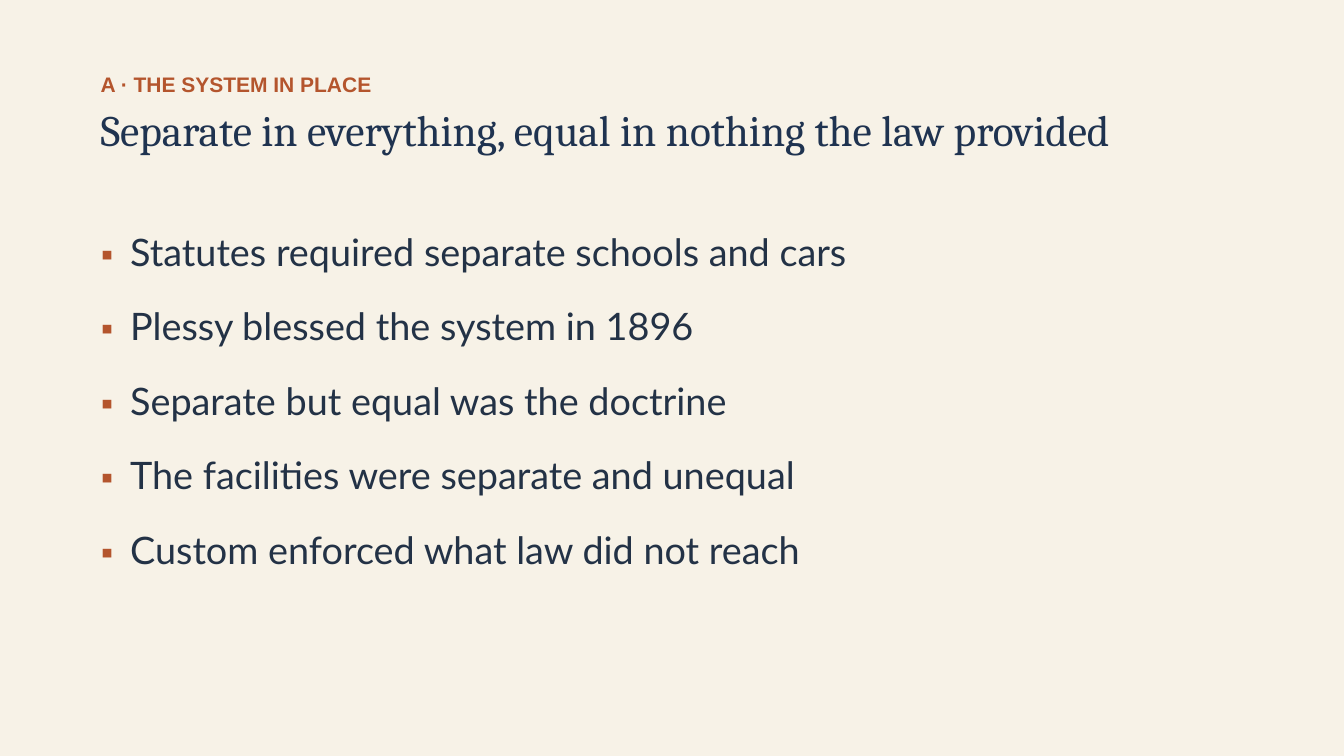
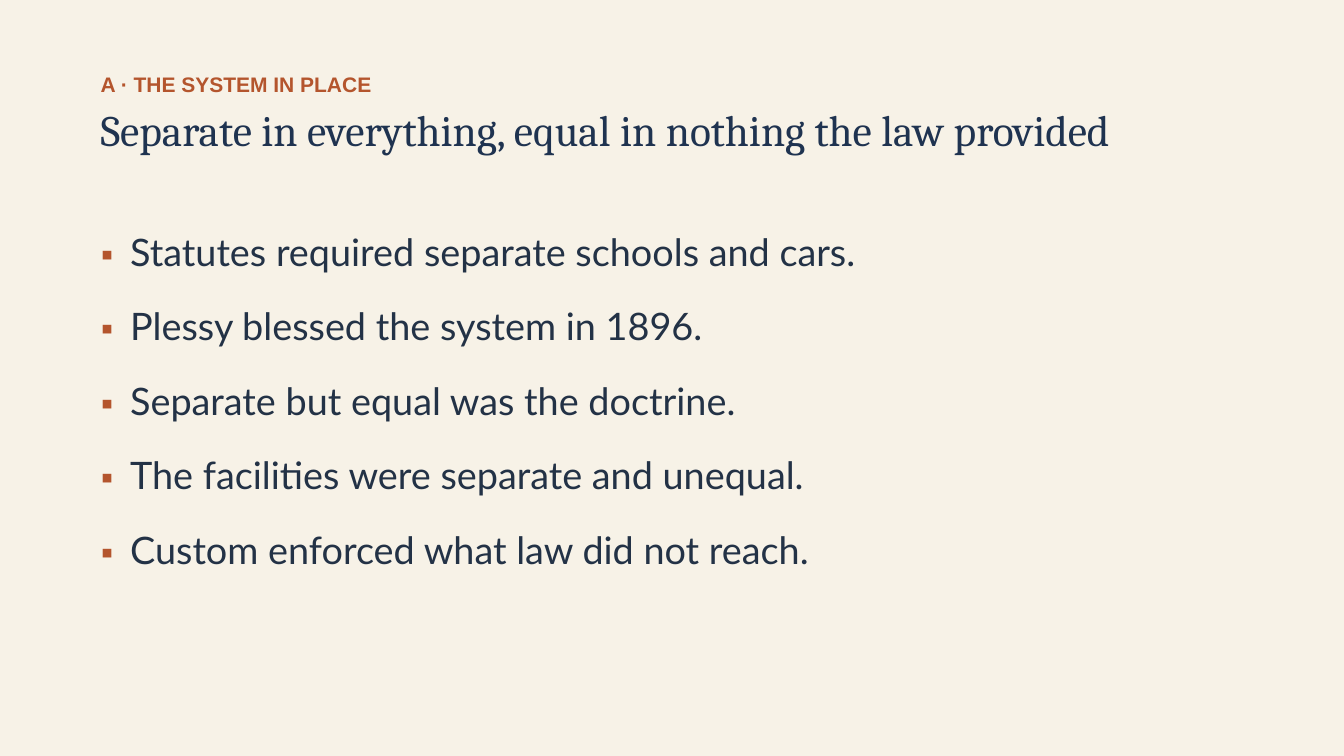
Before and after one commit to ab17gthb/humanities-curriculum-group, a slide deck: slide 5 of civil-rights/lesson-01/lesson-01-slides.pptx. Drawn at 1344x756 pixels with LibreOffice and Linux fonts; fonts in the diff are those of the drawing. Boxes give left, top, right and bottom in pixels: in the first picture for what was removed or moved away, otherwise in the second. Text is boxed around its words. In the diff, an @@ line names an element or a change of style, - is before the commit and + after.

```diff
--- a/civil-rights/lesson-01/lesson-01-slides.pptx
+++ b/civil-rights/lesson-01/lesson-01-slides.pptx
@@ text at (130, 238, 856, 565): text changed @@
-▪ Statutes required separate schools and cars
-▪ Plessy blessed the system in 1896
-▪ Separate but equal was the doctrine
-▪ The facilities were separate and unequal
-▪ Custom enforced what law did not reach
+▪ Statutes required separate schools and cars.
+▪ Plessy blessed the system in 1896.
+▪ Separate but equal was the doctrine.
+▪ The facilities were separate and unequal.
+▪ Custom enforced what law did not reach.
```
Also in this commit, not shown: 8 other slides changed, 6 other files.
